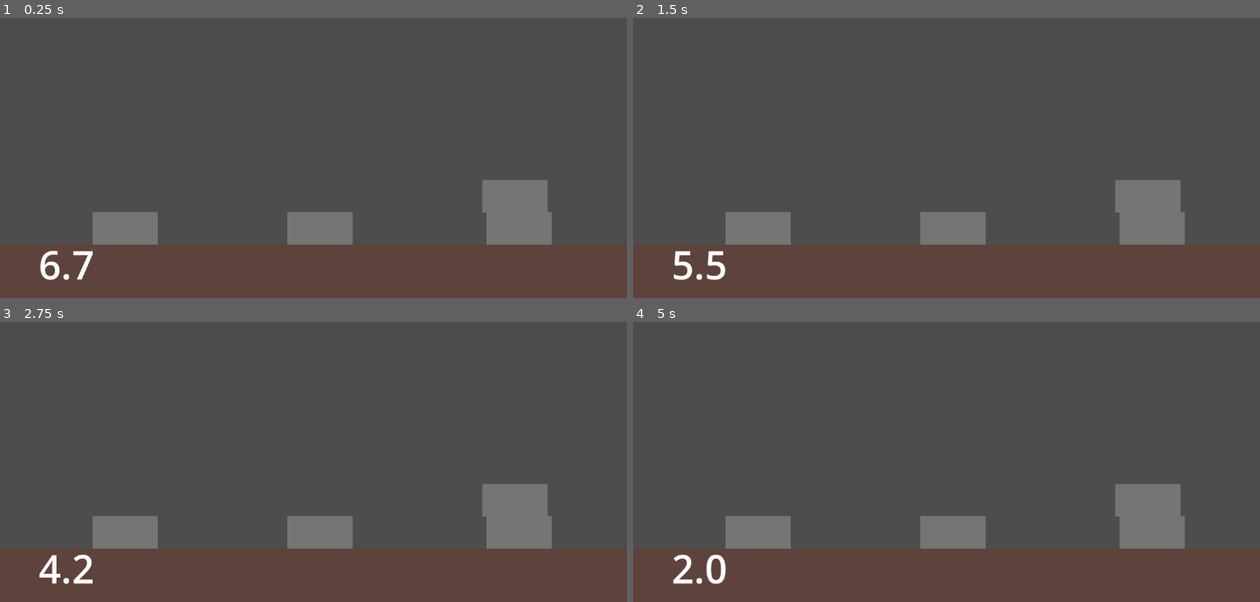
Above: before the commit, frames 1-4 (two rows, left to right).
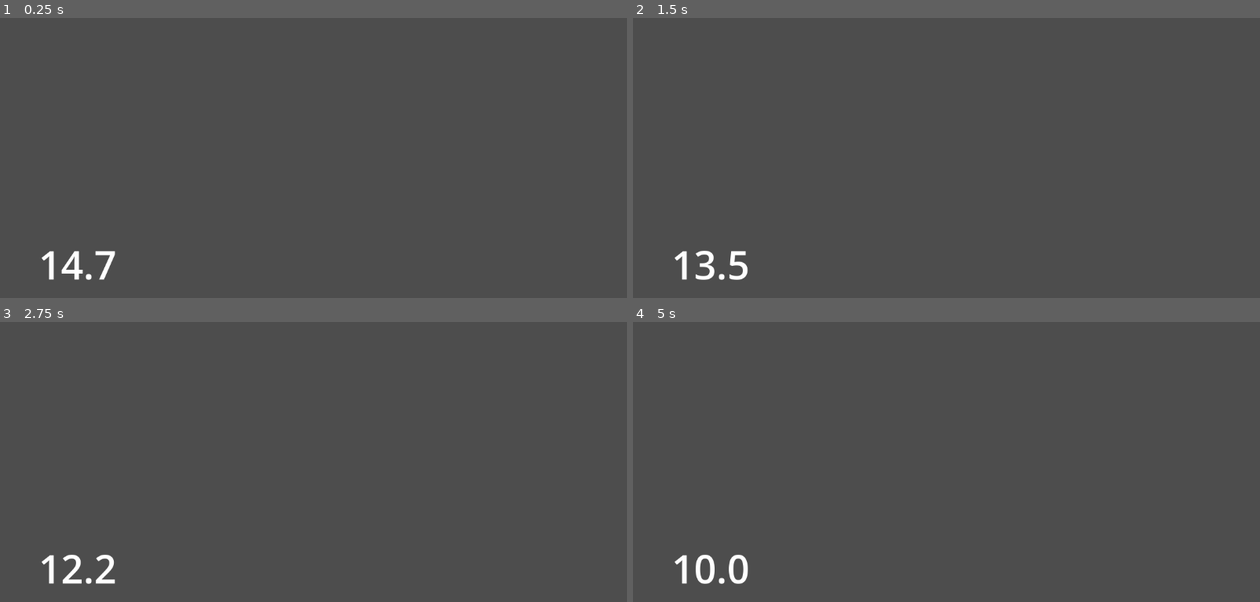
Above: after the commit, the same moments.

Repository: ghost-ily/NSTP_SLB_Project
Game: Godot game, scene res://Game 2 Resources/medicinesorter.tscn
Same seed, same stepped clock (60 frames per second), same inputs: the game is played once before the commit and once after it. Before the commit the project starts from res://Game 1 Resources/game1.tscn.
Inputs (mouse positions are in pixels of both pictures, inside the frame that each line leads up to):
- Up to frame 1 (0.25 s): no input
- Up to frame 2 (1.5 s): move the mouse to (1084, 104) at 0.52 s; press the mouse at (1084, 104) at 0.53 s; move the mouse to (821, 138) at 1.27 s; release the mouse at (821, 138) at 1.28 s; click (821, 138) at 1.35 s
- Up to frame 3 (2.75 s): move the mouse to (376, 347) at 2.02 s; press the mouse at (376, 347) at 2.03 s
- Up to frame 4 (5 s): move the mouse to (915, 495) at 2.77 s; release the mouse at (915, 495) at 2.78 s; click (915, 495) at 2.85 s; move the mouse to (1134, 478) at 3.52 s; press the mouse at (1134, 478) at 3.53 s; move the mouse to (758, 372) at 4.27 s; release the mouse at (758, 372) at 4.28 s; click (758, 372) at 4.35 s

The runs differ from the first frame. In frame 1, 5.4% of the frame differs, in the area x 6-88%, y 57-94%; in frame 2, 5.4%; in frame 3, 5.4%; in frame 4, 5.5%.

Commit message:
Medicine box made

Diff:
--- a/Game 1 Resources/game1.tscn
+++ /dev/null
@@ -1,30 +0,0 @@
-[gd_scene format=3 uid="uid://bow84f06y8a00"]
-
-[ext_resource type="Script" uid="uid://u6mxwwwpo35s" path="res://Game 1 Resources/game_1.gd" id="1_8g8x0"]
-[ext_resource type="PackedScene" uid="uid://c0yf31bfp34y6" path="res://GameOver.tscn" id="2_o2ufn"]
-
-[sub_resource type="RectangleShape2D" id="RectangleShape2D_li4ao"]
-
-[sub_resource type="CanvasTexture" id="CanvasTexture_8g8x0"]
-
-[node name="main" type="Node2D" unique_id=1352383641]
-script = ExtResource("1_8g8x0")
-metadata/_edit_horizontal_guides_ = [-841.0, 650.0]
-metadata/_edit_vertical_guides_ = [1147.0]
-
-[node name="Ground" type="StaticBody2D" parent="." unique_id=1937216045]
-position = Vector2(612, 600)
-scale = Vector2(65, 5)
-
-[node name="CollisionShape2D" type="CollisionShape2D" parent="Ground" unique_id=685748179]
-shape = SubResource("RectangleShape2D_li4ao")
-
-[node name="Sprite2D" type="Sprite2D" parent="Ground" unique_id=1126837814]
-self_modulate = Color(0.36862746, 0.25882354, 0.23529412, 1)
-scale = Vector2(20.000002, 19.900002)
-texture = SubResource("CanvasTexture_8g8x0")
-
-[node name="Control" parent="." unique_id=1959794212 instance=ExtResource("2_o2ufn")]
-anchors_preset = -1
-offset_left = 142.0
-offset_top = 1271.0
--- a/Game 1 Resources/game_1.gd
+++ /dev/null
@@ -1,57 +0,0 @@
-extends Node2D
-
-const BRICK = preload("res://Game 1 Resources/brick.tscn")
-@onready var ui: Control = $Control
-
-var brick1 = BRICK.instantiate()
-var brick2 = BRICK.instantiate()
-var brick3 = BRICK.instantiate()
-var brick4 = BRICK.instantiate()
-
-var all_bricks: Array = [brick1, brick2, brick3, brick4]
-var on_floor: Array = []
-var on_brick: Array = []
-var game_complete: bool = false
-
-func start_game() -> void:
-	game_complete = false
-	on_brick.clear()
-	on_floor.clear()
-	for b in all_bricks:
-		b.position = Vector2(randi_range(100,1000), 500)
-
-
-# Called when the node enters the scene tree for the first time.
-func _ready() -> void:
-	brick1.add_to_group("bricks")
-	brick2.add_to_group("bricks")
-	brick3.add_to_group("bricks")
-	brick4.add_to_group("bricks")
-
-	brick1.name = "brick1"
-	brick2.name = "brick2"
-	brick3.name = "brick3"
-	brick4.name = "brick4"
-
-	for b in all_bricks:
-		b.position = Vector2(randi_range(100,1000), 500)
-		add_child(b)
-
-
-# Called every frame. 'delta' is the elapsed time since the previous frame.
-func _process(delta: float) -> void:
-	if (!game_complete):
-		on_brick.clear()
-		on_floor.clear()
-		for b in all_bricks:
-			var under_obj = b.get_under_object()
-
-			if (under_obj == $Ground):
-				if (!on_floor.has(b)):
-					on_floor.append(b)
-			elif (under_obj != null):
-				if (!on_brick.has(b)):
-					on_brick.append(b)
-
-			if (on_brick.size() == 3):
-				game_complete = true
--- /dev/null
+++ b/Game 2 Resources/medicine.tscn
@@ -0,0 +1,28 @@
+[gd_scene format=3 uid="uid://c5i3tv2sushda"]
+
+[sub_resource type="RectangleShape2D" id="RectangleShape2D_loep1"]
+size = Vector2(63.5, 91)
+
+[sub_resource type="CanvasTexture" id="CanvasTexture_balq1"]
+
+[sub_resource type="RectangleShape2D" id="RectangleShape2D_4jnb1"]
+size = Vector2(1.0000001, 1)
+
+[node name="RigidBody2D" type="RigidBody2D" unique_id=1192179124]
+
+[node name="CollisionShape2D" type="CollisionShape2D" parent="." unique_id=324906129]
+shape = SubResource("RectangleShape2D_loep1")
+
+[node name="Sprite2D" type="Sprite2D" parent="." unique_id=610709565]
+modulate = Color(0.1254902, 1, 1, 1)
+position = Vector2(1.9073486e-06, 0)
+scale = Vector2(61.999996, 90)
+texture = SubResource("CanvasTexture_balq1")
+
+[node name="mouseArea" type="Area2D" parent="." unique_id=2059217065]
+position = Vector2(1.9073486e-06, 0)
+scale = Vector2(61.999996, 90)
+
+[node name="CollisionShape2D" type="CollisionShape2D" parent="mouseArea" unique_id=1745613025]
+position = Vector2(-3.1725055e-08, 0)
+shape = SubResource("RectangleShape2D_4jnb1")
--- /dev/null
+++ b/Game 2 Resources/medicinesorter.gd
@@ -0,0 +1,21 @@
+extends Node2D
+
+const BRICK = preload("res://Game 1 Resources/brick.tscn")
+@onready var ui: Control = $Control
+
+var on_floor: Array = []
+var on_brick: Array = []
+var game_complete: bool = false
+
+func start_game() -> void:
+	game_complete = false
+
+
+# Called when the node enters the scene tree for the first time.
+func _ready() -> void:
+	pass
+
+# Called every frame. 'delta' is the elapsed time since the previous frame.
+func _process(delta: float) -> void:
+	if (!game_complete):
+		pass
--- /dev/null
+++ b/Game 2 Resources/medicinesorter.tscn
@@ -0,0 +1,14 @@
+[gd_scene format=3 uid="uid://bow84f06y8a00"]
+
+[ext_resource type="Script" uid="uid://bxnb537h7peu5" path="res://Game 2 Resources/medicinesorter.gd" id="1_v2op4"]
+[ext_resource type="PackedScene" uid="uid://c0yf31bfp34y6" path="res://GameOver.tscn" id="2_o2ufn"]
+
+[node name="main" type="Node2D" unique_id=1352383641]
+script = ExtResource("1_v2op4")
+metadata/_edit_horizontal_guides_ = [-841.0, 650.0]
+metadata/_edit_vertical_guides_ = [1147.0]
+
+[node name="Control" parent="." unique_id=1959794212 instance=ExtResource("2_o2ufn")]
+anchors_preset = -1
+offset_left = 142.0
+offset_top = 1271.0
--- a/GameOver.tscn
+++ b/GameOver.tscn
@@ -60,6 +60,6 @@
 offset_right = 41.0
 grow_vertical = 0
 theme_override_font_sizes/font_size = 72
-text = "7"
+text = "15"
 
 [connection signal="pressed" from="Window/Button" to="." method="_on_button_pressed"]
--- a/menu_ui.gd
+++ b/menu_ui.gd
@@ -13,7 +13,7 @@
 	button.pressed.connect(_on_button_pressed)
 
 	window.hide()
-	timer.start(7)
+	timer.start(15)
 
 
 # Called every frame. 'delta' is the elapsed time since the previous frame.
@@ -32,5 +32,5 @@
 func _on_button_pressed() -> void:
 	get_parent().start_game()
 	window.hide()
-	timer.start(7)
+	timer.start(15)
 	timer.paused = false
--- a/project.godot
+++ b/project.godot
@@ -11,7 +11,7 @@
 [application]
 
 config/name="NSTP-SLB Project"
-run/main_scene="res://Game 1 Resources/game1.tscn"
+run/main_scene="uid://bow84f06y8a00"
 config/features=PackedStringArray("4.6", "Forward Plus")
 config/icon="res://icon.svg"
 
Not shown, added: Game 2 Resources/medicinesorter.gd.uid
Renamed: Game 1 Resources/game_1.gd.uid -> Game 2 Resources/medicinesorter.uid
